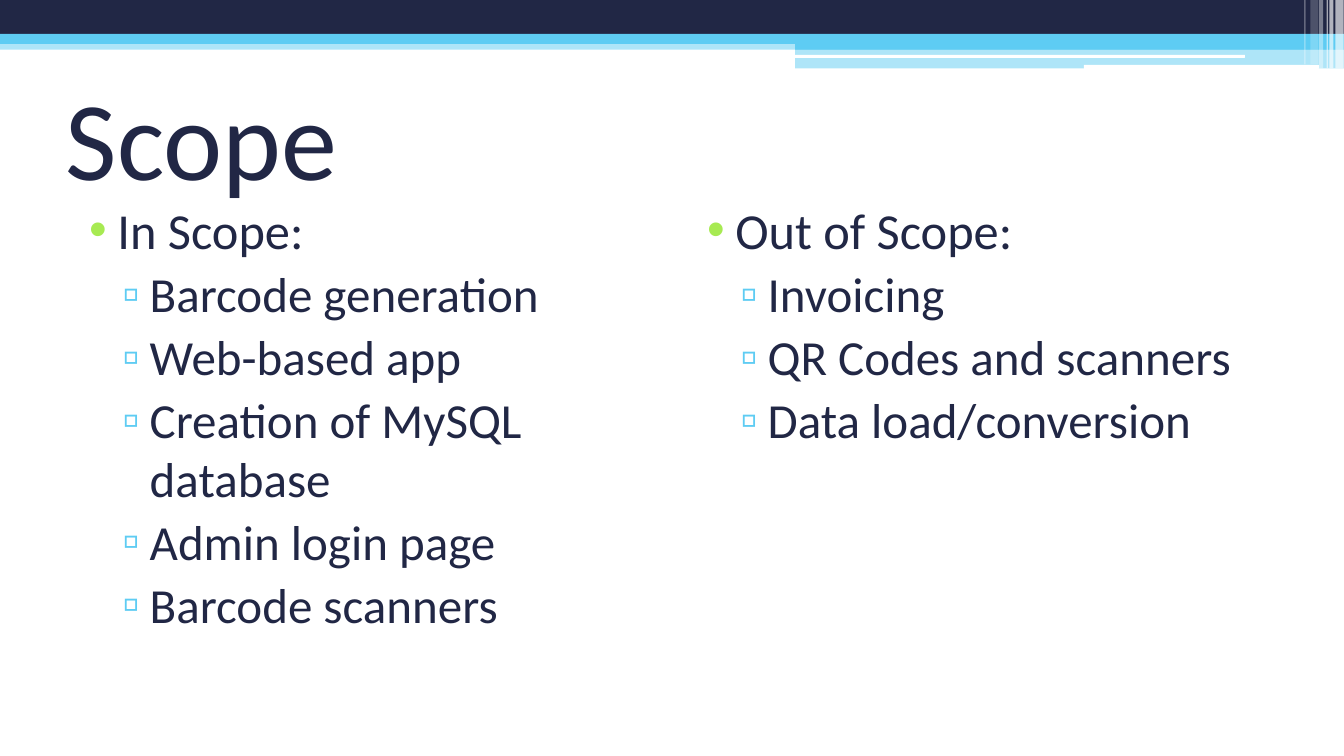
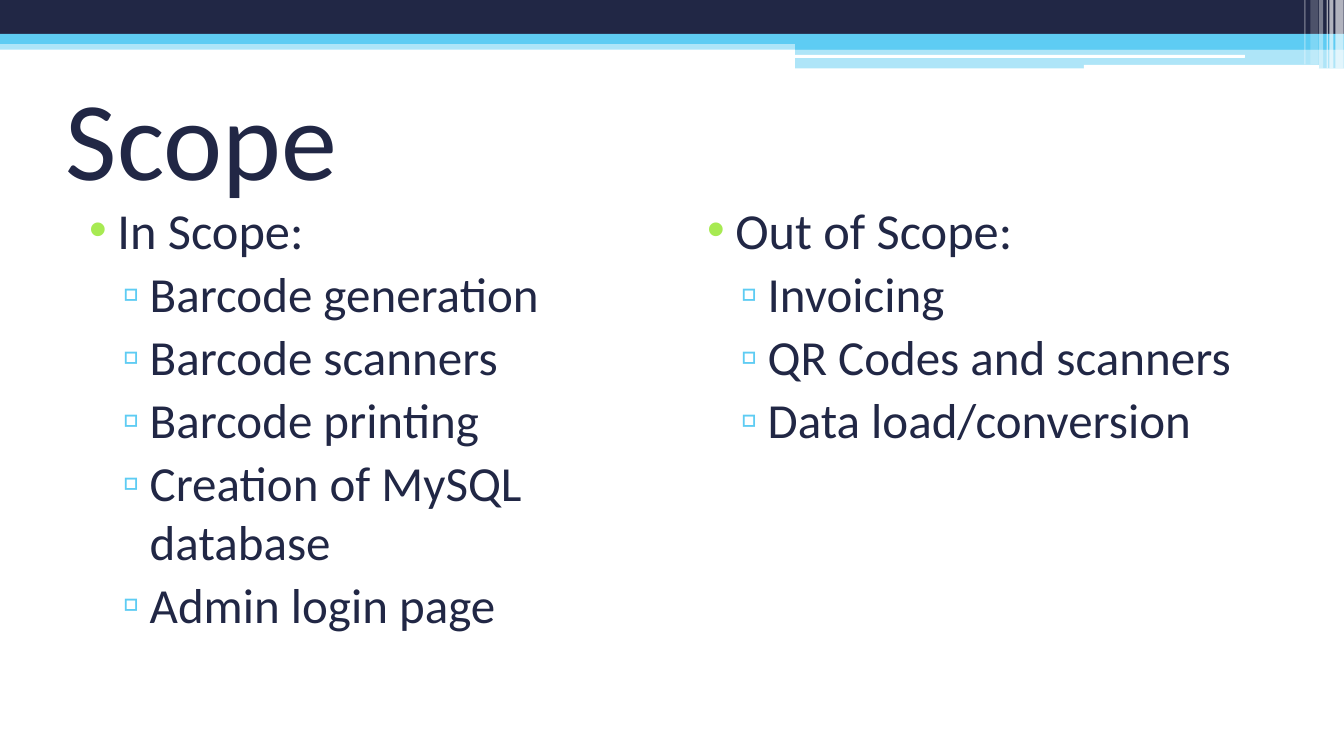
Before and after one commit to sylve0n/CIS260-PowerPoint, a slide deck: slide 6 of PC Repair Clinic Inventory System.pptx (slide 5 before the commit). Drawn at 1344x756 pixels with LibreOffice and Linux fonts; fonts in the diff are those of the drawing. Boxes give left, top, right and bottom in pixels: in the first picture for what was removed or moved away, otherwise in the second. Text is boxed around its words. In the diff, an @@ line names an element or a change of style, - is before the commit and + after.

```diff
--- a/PC Repair Clinic Inventory System.pptx
+++ b/PC Repair Clinic Inventory System.pptx
@@ text at (x1=150, y1=341, x2=497, y2=447): text changed @@
-  ▫ Web-based app
+  ▫ Barcode scanners
+  ▫ Barcode printing
@@ text at (x1=150, y1=589, x2=497, y2=624): paragraph removed @@
-  ▫ Barcode scanners
```
Also in this commit, not shown: 1 other slide changed.
